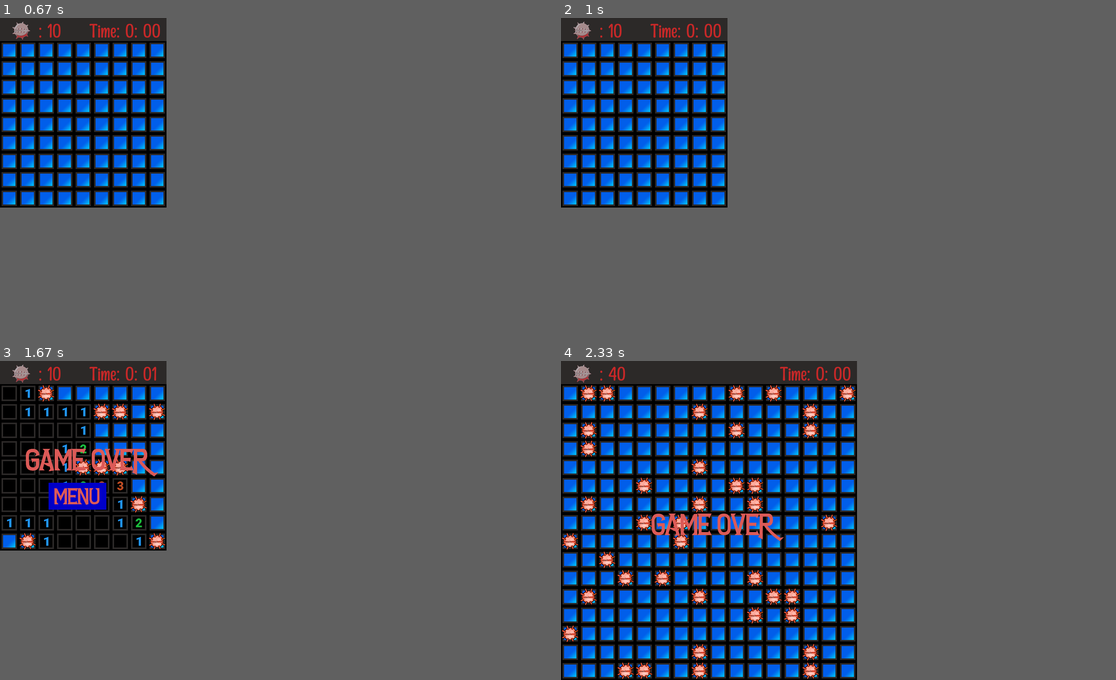
Above: before the commit, frames 1-4 (two rows, left to right).
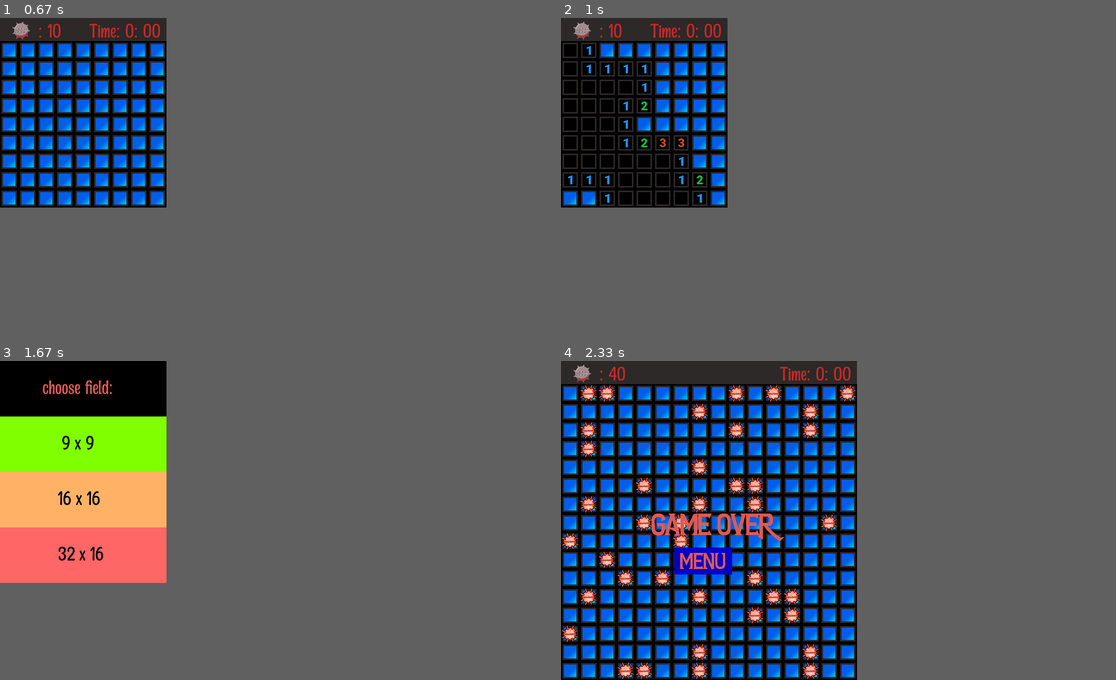
Above: after the commit, the same moments.

Repository: Nikomah/Minesweeper-pygame
Game: pygame game, started from main.py
Same seed, same stepped clock (60 frames per second), same inputs: the game is played once before the commit and once after it.
Inputs (mouse positions are in pixels of both pictures, inside the frame that each line leads up to):
- Up to frame 1 (0.67 s): press the mouse at (83, 212) at 0.37 s; move the mouse to (55, 155) at 0.47 s; release the mouse at (33, 94) at 0.6 s
- Up to frame 2 (1 s): press the mouse at (588, 49) at 0.7 s; move the mouse to (622, 100) at 0.8 s; release the mouse at (655, 151) at 0.93 s
- Up to frame 3 (1.67 s): click (122, 412) at 1.05 s; press the mouse at (77, 494) at 1.37 s; move the mouse to (72, 491) at 1.47 s; release the mouse at (66, 485) at 1.6 s
- Up to frame 4 (2.33 s): press the mouse at (644, 498) at 1.7 s; move the mouse to (622, 491) at 1.8 s; release the mouse at (605, 482) at 1.93 s; click (738, 427) at 2.05 s
In our replay, in frame 3 the window is 432x492 before the commit and 432x576 after it. These sizes can differ from the game's own. Grey fills any space a smaller window leaves; there, only what the larger window draws over its background counts as a difference.

Frame 1 is identical in both runs. In frame 2, 4.2% of the frame differs, in the area x 0-27%, y 8-59%; in frame 3, 17%, in the area x 0-30%, y 0-63%; in frame 4, 1.0%.

Commit message:
Теперь секундомер запускаются только при нажатии левой кнопкой мыши. Убрал лишний код в main.
Signed-off-by: Nikomah <d.nikomah@yandex.ru>

Diff:
--- a/game.py
+++ b/game.py
@@ -25,7 +25,6 @@
 
     x_mine_list = []
     y_mine_list = []
-    clock = pygame.time.Clock()
 
     def draw_start_field(self):
         """  Draw start field
@@ -161,6 +160,8 @@
     def run_game(self):
         time_m = 0
         time_s = 0
+        time_millis = False
+        clock = None
         game = True
         end = False
         self.set_mine_random()
@@ -193,7 +194,6 @@
                         self.draw_flag(x, y)
 
                     elif event.button == 1:
-
                         for mine in all_mines:
                             if mine.rect.collidepoint(x, y):
                                 end = True
@@ -205,9 +205,11 @@
                         for cell in none_cell:
                             if cell.rect.collidepoint(x, y):
                                 self.open_none_cell(x, y)
-
-            time_millis = self.clock.tick(15)
-            if not end:
+                        clock = pygame.time.Clock()
+                        time_millis = clock.tick(15)
+
+            if not end and time_millis:
+                time_millis = clock.tick(15)
                 time_s += time_millis / 1000
                 time_m += time_millis / 60000
 
@@ -226,7 +228,6 @@
                 mine.kill()
             self.print_text('Game over', self.field_width // 2 - 150, self.field_height // 2)
             pygame.display.update()
-            self.clock.tick(5)
             self.restart()
 
     def restart(self):
@@ -272,7 +273,6 @@
                     quit()
             self.print_text('You win!', self.field_width // 2 - 120, self.field_height // 2 - 100)
             pygame.display.update()
-            self.clock.tick(5)
             self.restart()
 
     def print_text(self, message, x, y, font_color=(220, 90, 87), font_type='fonts/FrostbiteBossFight-dL0Z.ttf',
--- a/main.py
+++ b/main.py
@@ -11,6 +11,11 @@
         self.image = pygame.Surface((432, 144))
         self.rect = self.image.get_rect()
 
+    def draw(self, color: tuple, topleft_x: int, topleft_y: int):
+        self.image.fill(color)
+        self.rect.topleft = (topleft_x, topleft_y)
+        screen.blit(self.image, self.rect)
+
 
 def print_text(message, x, y, font_color=(0, 0, 0), font_type='fonts/MangabeyRegular-rgqVO.otf', font_size=50):
     font_type = pygame.font.Font(font_type, font_size)
@@ -20,19 +25,13 @@
 
 def run_main():
     easy = Menu()
-    easy.image.fill((128, 255, 0))
-    easy.rect.topleft = 0, 144
-    screen.blit(easy.image, easy.rect)
+    easy.draw((128, 255, 0), 0, 144)
 
     middle = Menu()
-    middle.image.fill((255, 178, 102))
-    middle.rect.topleft = 0, 288
-    screen.blit(middle.image, middle.rect)
+    middle.draw((255, 178, 102), 0, 288)
 
     strong = Menu()
-    strong.image.fill((255, 102, 102))
-    strong.rect.topleft = 0, 432
-    screen.blit(strong.image, strong.rect)
+    strong.draw((255, 102, 102), 0, 432)
 
     print_text('choose field:', 110, 50, font_color=(220, 90, 87))
     print_text('9 x 9', 160, 194)
